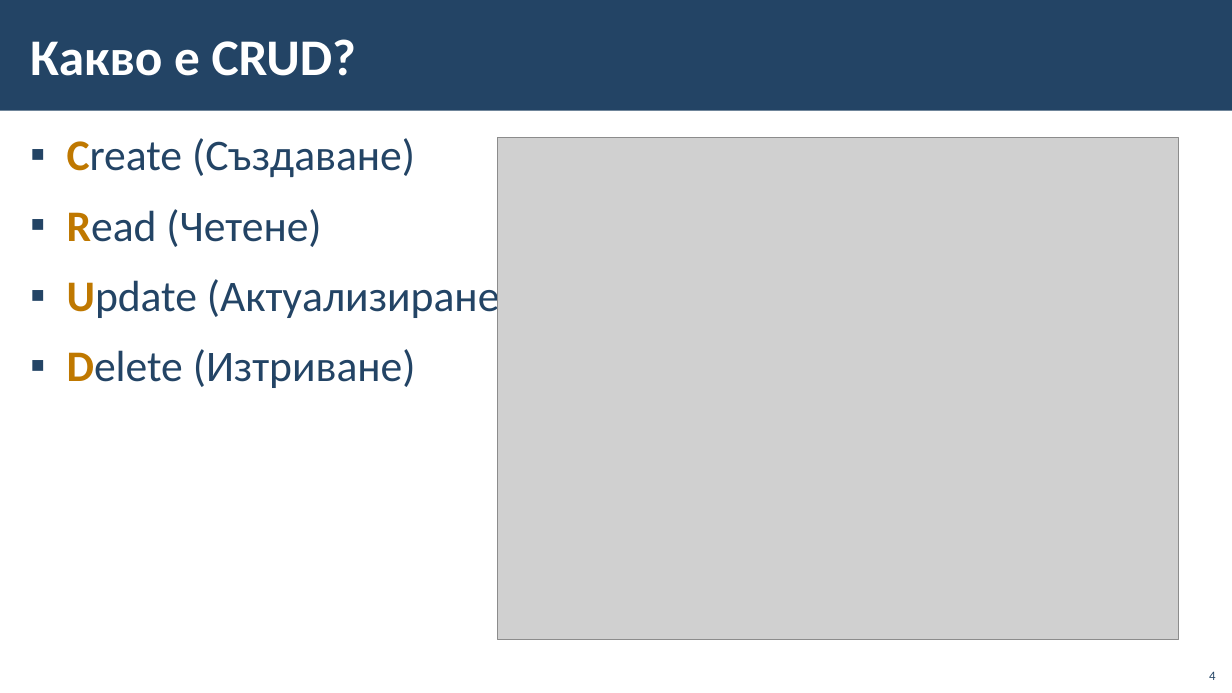
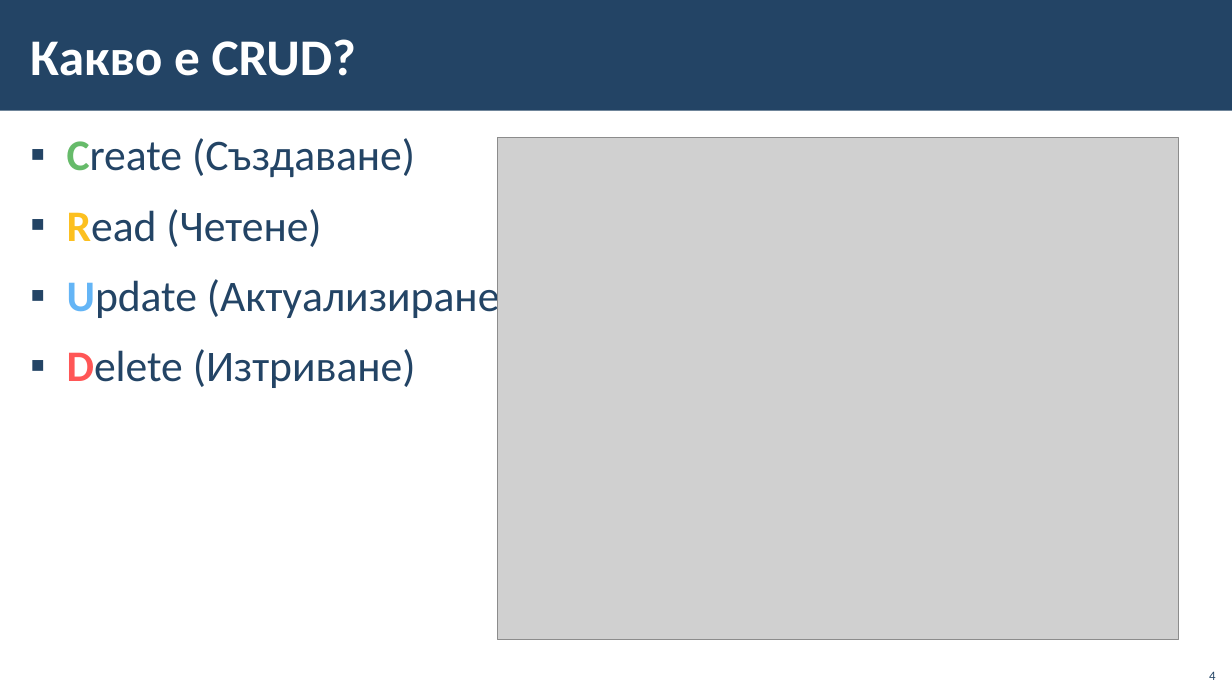
Before and after one commit to BG-IT-Edu/School-Programming, a slide deck: slide 4 of Courses/Software-Sciences/Module-4-Information-Systems-New/06-CRUD-with-EF-and-Windows-Forms/06-CRUD-with-EF-Core-and-Windows-Forms.pptx. Drawn at 1232x693 pixels with LibreOffice and Linux fonts; fonts in the diff are those of the drawing; grey boxes stand for pictures; background and template pictures are left out. Boxes give left, top, right and bottom in pixels: in the first picture for what was removed or moved away, otherwise in the second. Text is boxed around its words. In the diff, an @@ line names an element or a change of style, - is before the commit and + after.

```diff
--- a/Courses/Software-Sciences/Module-4-Information-Systems-New/06-CRUD-with-EF-and-Windows-Forms/06-CRUD-with-EF-Core-and-Windows-Forms.pptx
+++ b/Courses/Software-Sciences/Module-4-Information-Systems-New/06-CRUD-with-EF-and-Windows-Forms/06-CRUD-with-EF-Core-and-Windows-Forms.pptx
@@ text "Create (Създаване)" at [67, 138, 513, 388]: text colour #BF7800 to #66BB6A in "Create"; text colour #BF7800 to #FCC020 in "Read"; text colour #BF7800 to #64B5F6 in "Update"; text colour #BF7800 to #FF5656 in "Delete" @@
```
Also in this commit, not shown: 2 other slides changed.
